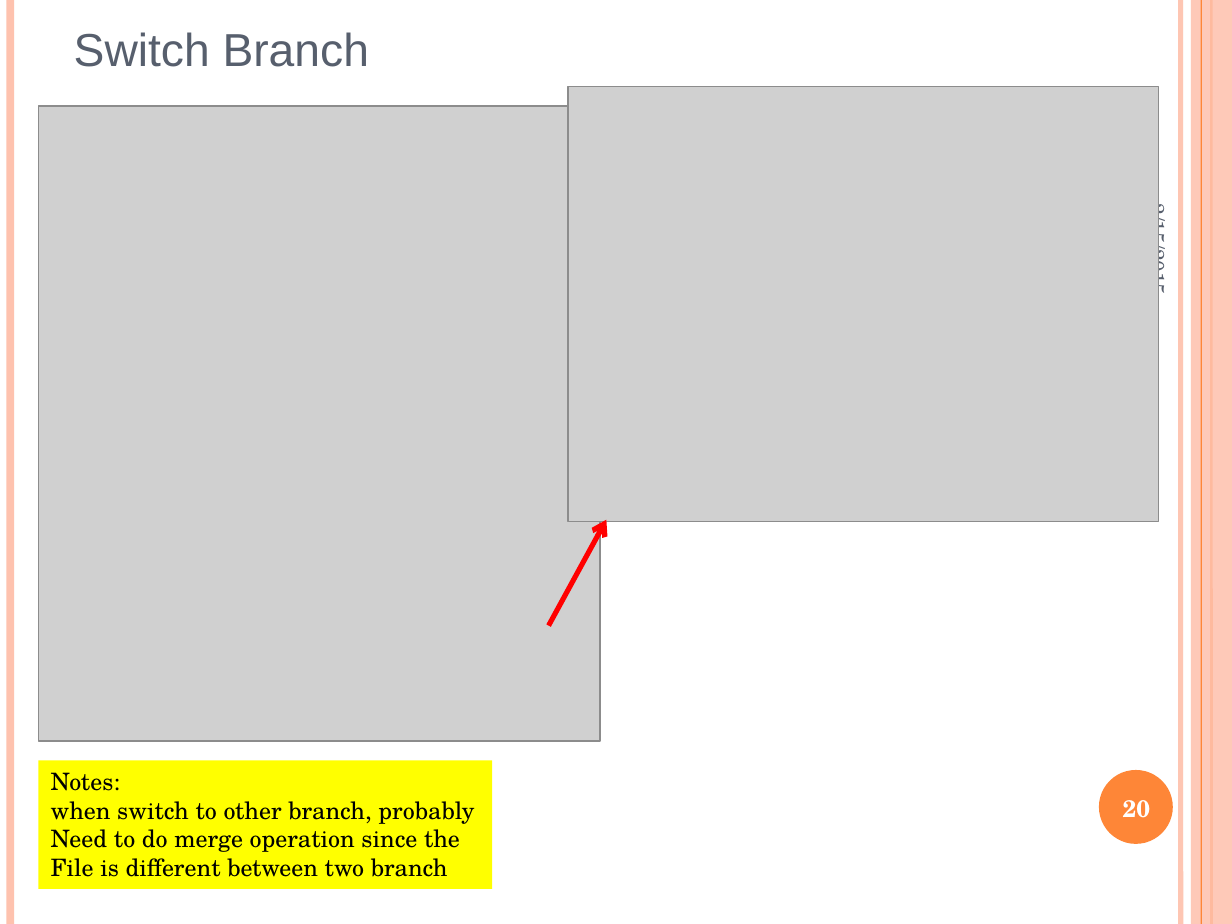
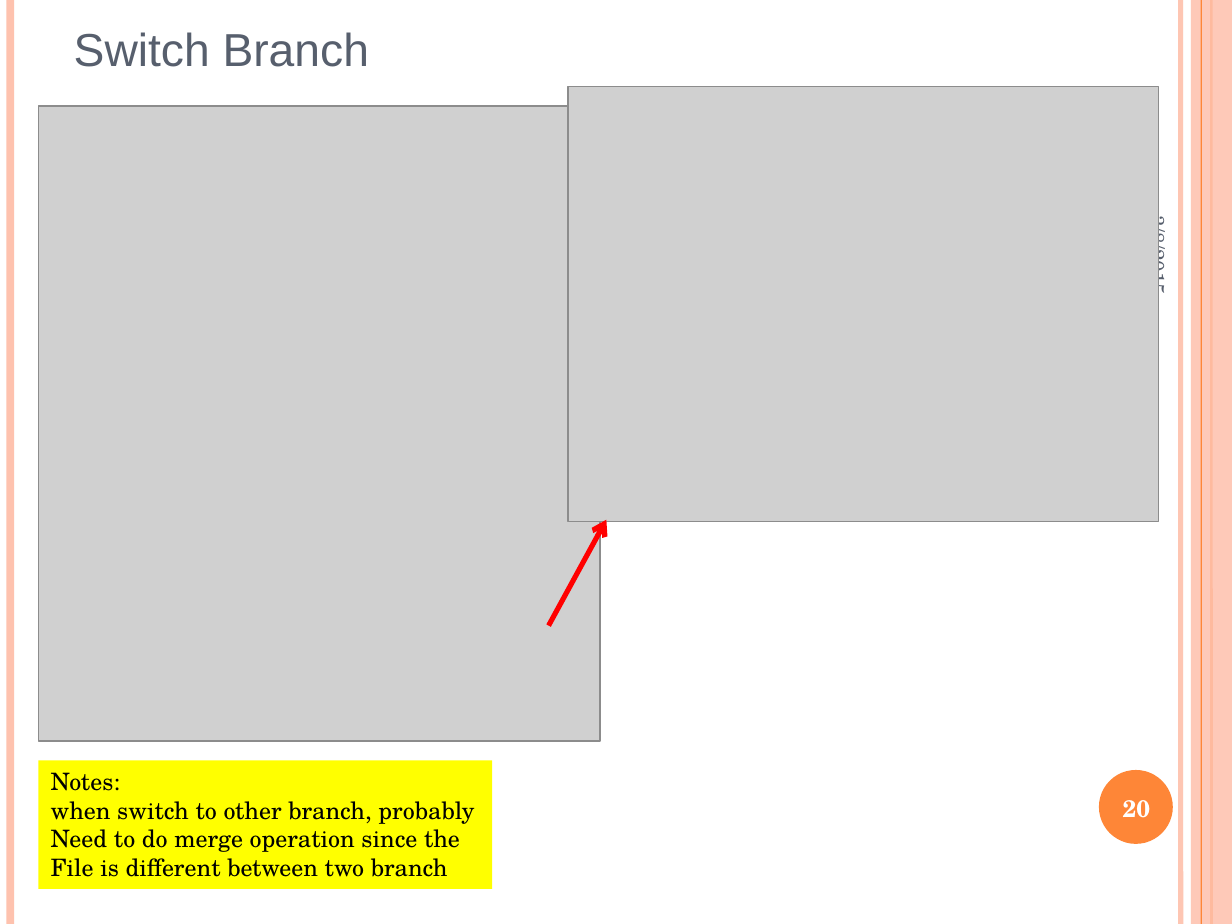
Before and after one commit to xiaofuwu/HelloWorld, a slide deck: slide 20 of GitHub介绍.pptx. Drawn at 1232x924 pixels with LibreOffice and Linux fonts; fonts in the diff are those of the drawing; grey boxes stand for pictures. Boxes give left, top, right and bottom in pixels: in the first picture for what was removed or moved away, otherwise in the second. Text is boxed around its words. In the diff, an @@ line names an element or a change of style, - is before the commit and + after.

```diff
--- a/GitHub介绍.pptx
+++ b/GitHub介绍.pptx
@@ text at [1143, 223, 1173, 293]: text changed @@
-2/15/2015
+3/8/2015
```
Also in this commit, not shown: 5 other slides changed, 3 slides added.
